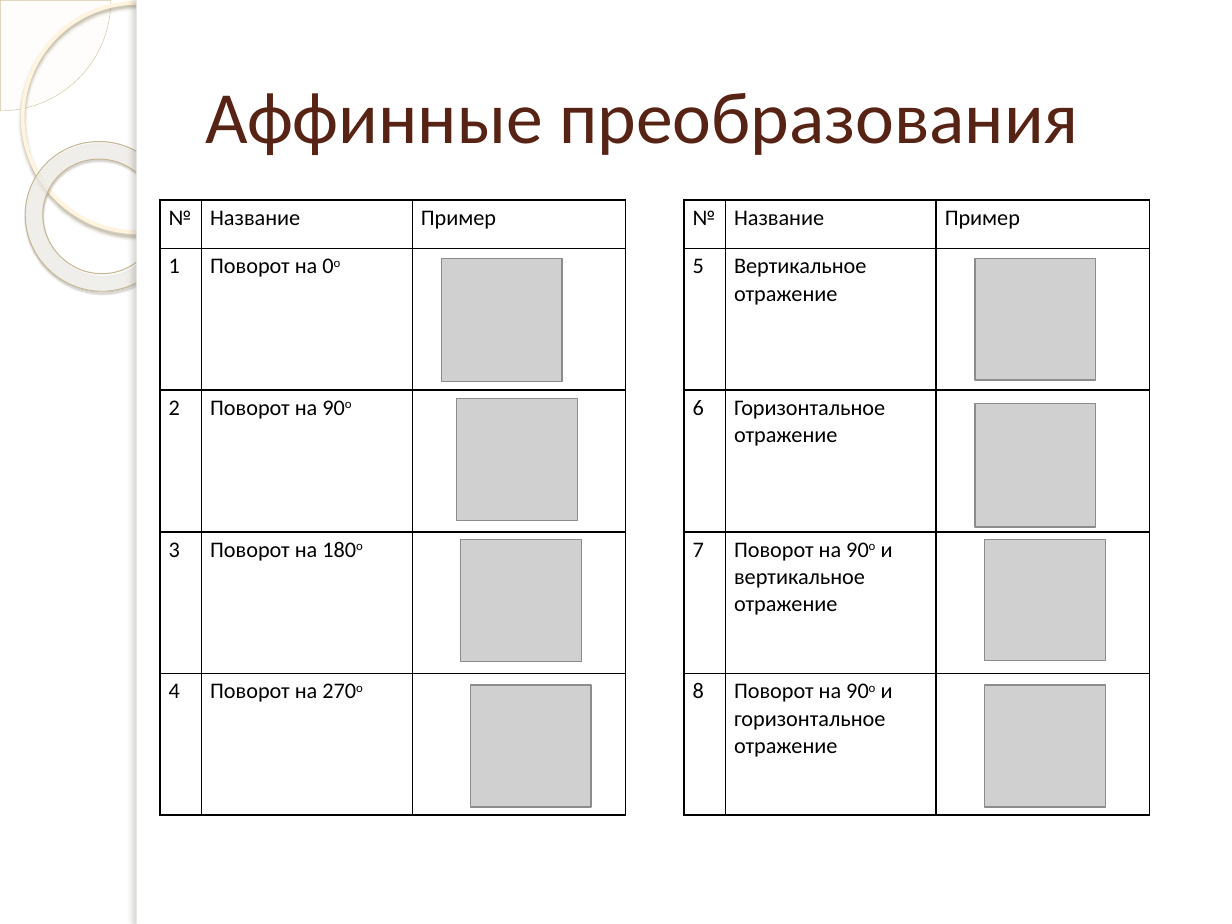
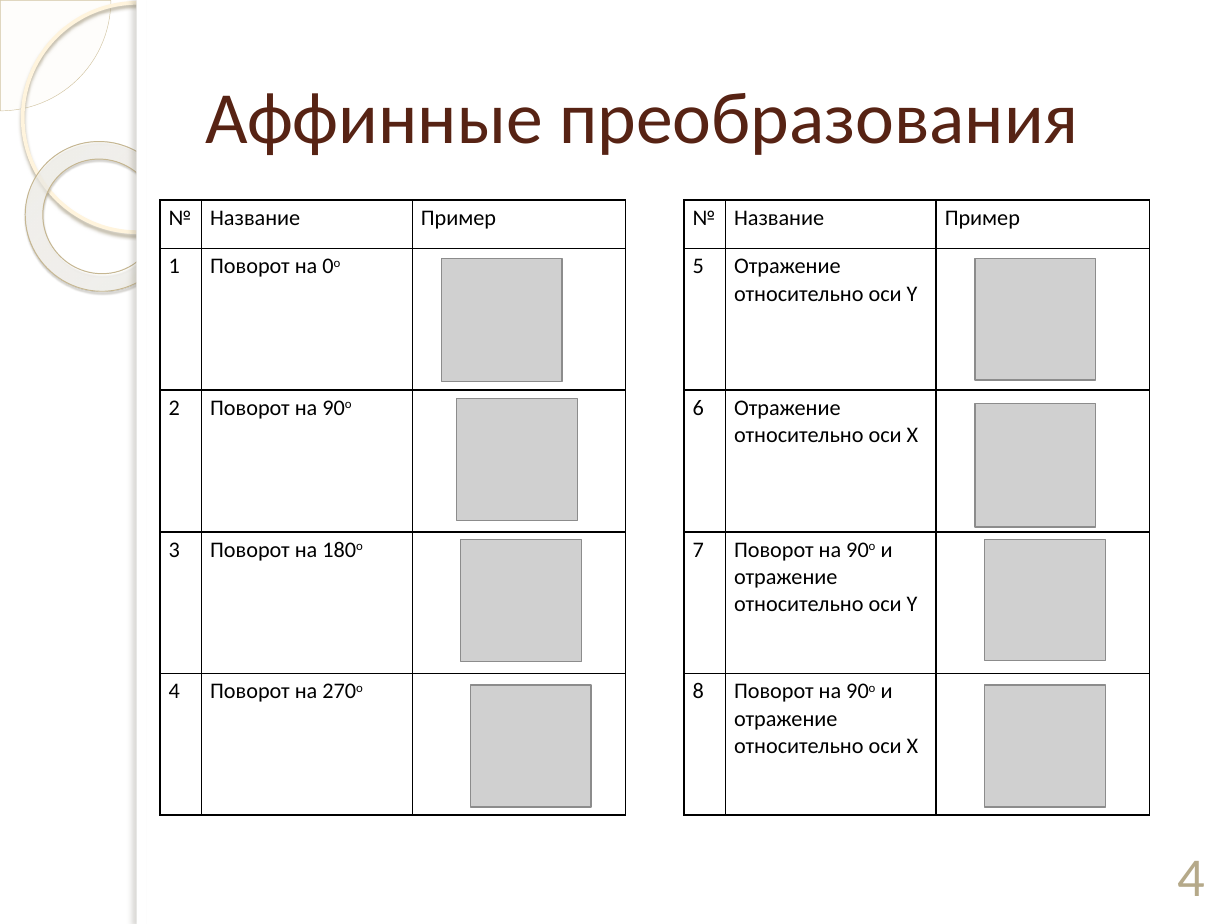
Before and after one commit to ViktoriaWofC/Fractl, a slide deck: slide 4 of documents/Сахибназарова.pptx (slide 3 before the commit). Drawn at 1232x924 pixels with LibreOffice and Linux fonts; fonts in the diff are those of the drawing; grey boxes stand for pictures; background and template pictures are left out. Boxes give left, top, right and bottom in pixels: in the first picture for what was removed or moved away, otherwise in the second. Text is boxed around its words. In the diff, an @@ line names an element or a change of style, - is before the commit and + after.

```diff
--- a/documents/Сахибназарова.pptx
+++ b/documents/Сахибназарова.pptx
@@ table at (684,200,1149,814) @@
-row 2, column 2: Вертикальное отражение
+row 2, column 2: Отражение относительно оси Y
-row 3, column 2: Горизонтальное отражение
+row 3, column 2: Отражение относительно оси X
-row 4, column 2: Поворот на 90о и вертикальное отражение
+row 4, column 2: Поворот на 90о и отражение относительно оси Y
-row 5, column 2: Поворот на 90о и горизонтальное отражение
+row 5, column 2: Поворот на 90о и отражение относительно оси X
@@ page number added at (1177,861,1205,896), 32 pt, text #B6A98A @@
+4
```
Also in this commit, not shown: 13 other slides changed, 9 slides added, 2 slides removed, 3 other files.
